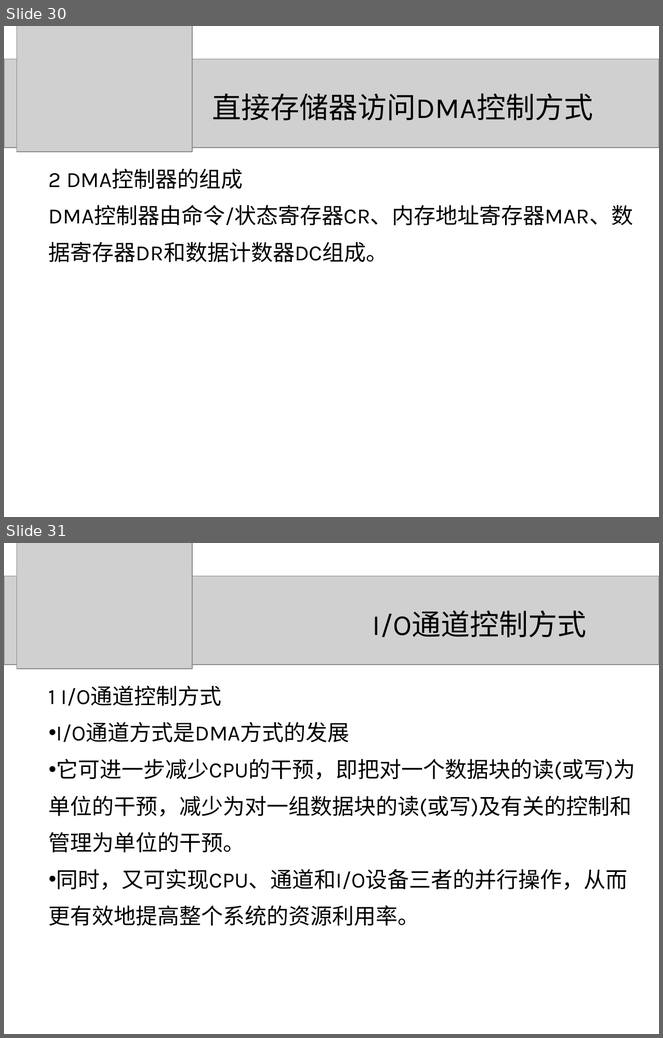
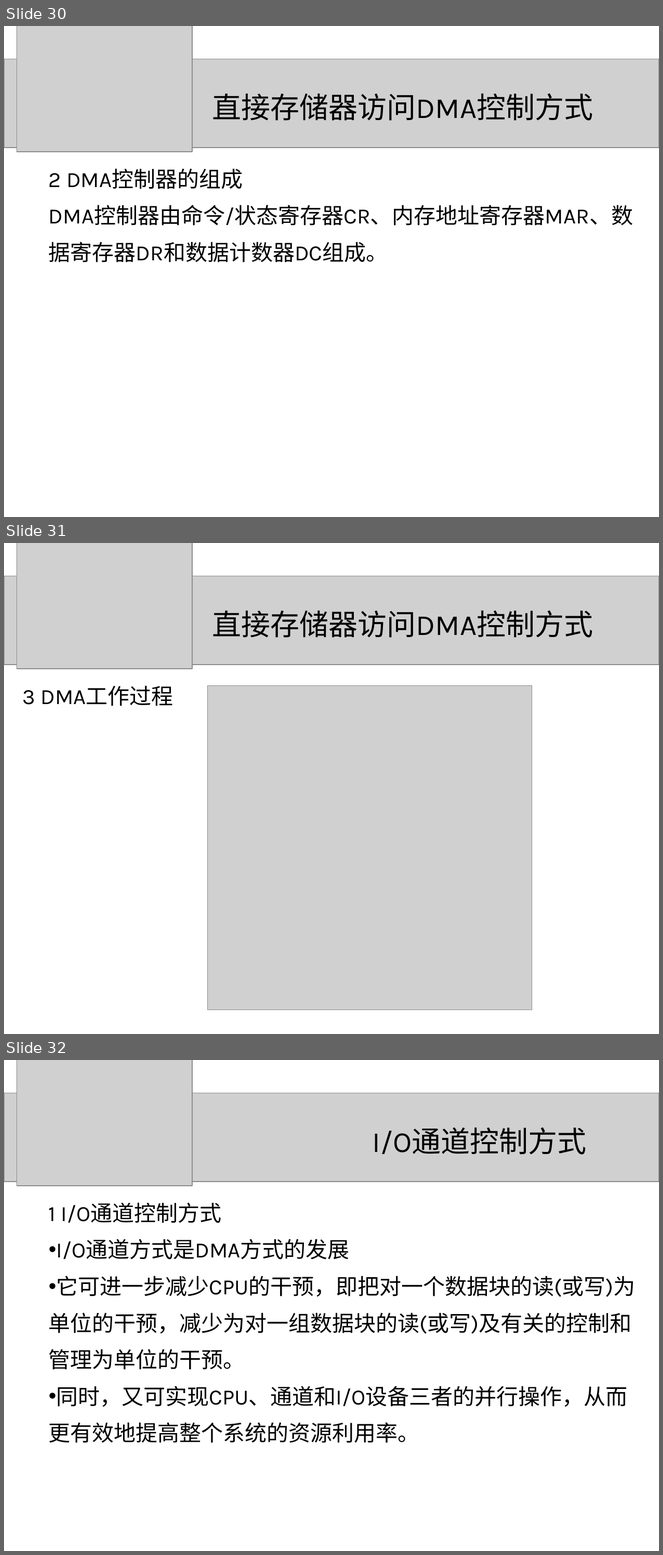
Before and after one commit to zeemeil/zeemeil.github.io, a slide deck: files/2025_2_OS/1015_OS_device.pptx. Shown one above the other, each under a label of ours: slides 30 and 31 before the commit, slides 30, 31 and 32 after it. The pictures are 663x1038 and 663x1555 pixels, drawn with LibreOffice and Linux fonts; fonts in the diff are those of the drawing; grey boxes stand for pictures. Boxes give left, top, right and bottom in pixels: in the first picture for what was removed or moved away, otherwise in the second. Text is boxed around its words. In the diff, an @@ line names an element or a change of style, - is before the commit and + after.

```diff
--- a/files/2025_2_OS/1015_OS_device.pptx
+++ b/files/2025_2_OS/1015_OS_device.pptx
@@ slide 31 added at <box>4,543,659,1034</box>, background #FFFFFF @@
@@ picture added at <box>17,543,193,669</box> @@
@@ picture added at <box>4,576,659,665</box> @@
@@ title added at <box>212,610,593,638</box>, 32 pt, text #000000 @@
+直接存储器访问DMA控制方式
@@ text added at <box>23,685,173,706</box>, 24 pt, text #000000 @@
+3 DMA工作过程
@@ picture added at <box>208,686,532,1010</box> @@
@@ what was slide 31 is now slide 32 @@
```
Also in this commit, not shown: 57 slides changed, 2 other slides added, 17 other files.
